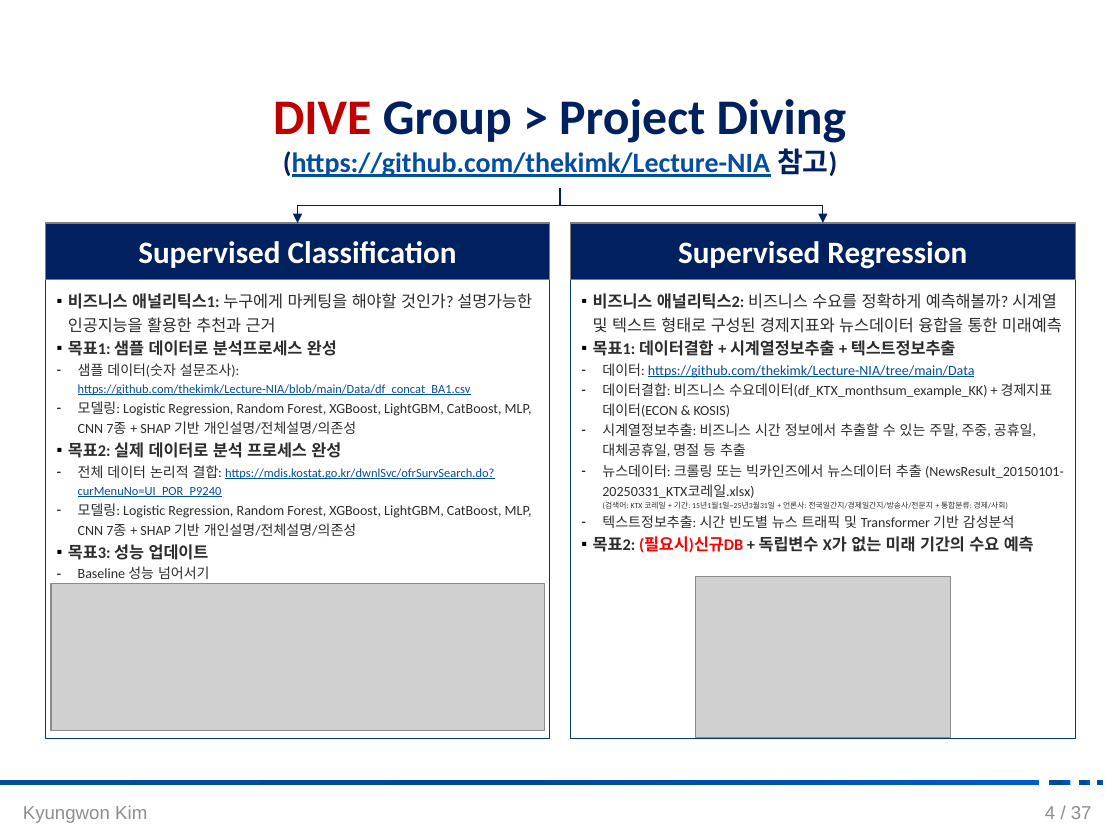
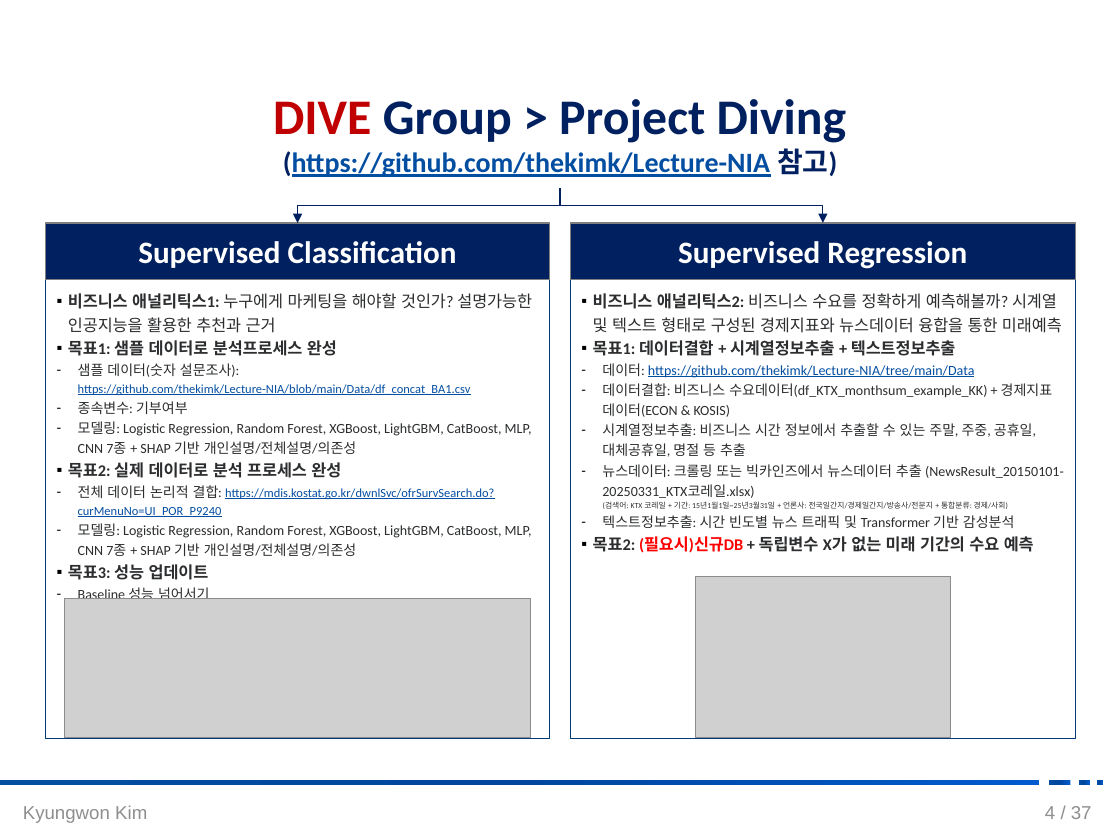
Before and after one commit to DataWizardd/DEBA-Research, a slide deck: slide 5 of [Document]/소개운영자료/[DIVE_운영방향_김경원교수].pptx. Drawn at 1120x840 pixels with LibreOffice and Linux fonts; fonts in the diff are those of the drawing; grey boxes stand for pictures; background and template pictures are left out. Boxes give left, top, right and bottom in pixels: in the first picture for what was removed or moved away, otherwise in the second. Text is boxed around its words. In the diff, an @@ line names an element or a change of style, - is before the commit and + after.

```diff
--- a/[Document]/소개운영자료/[DIVE_운영방향_김경원교수].pptx
+++ b/[Document]/소개운영자료/[DIVE_운영방향_김경원교수].pptx
@@ text at box(78, 401, 188, 414): paragraph added @@
+– 종속변수: 기부여부
@@ picture: place and size @@
-picture at box(50, 584, 543, 730)
+picture at box(64, 598, 531, 737)
```
